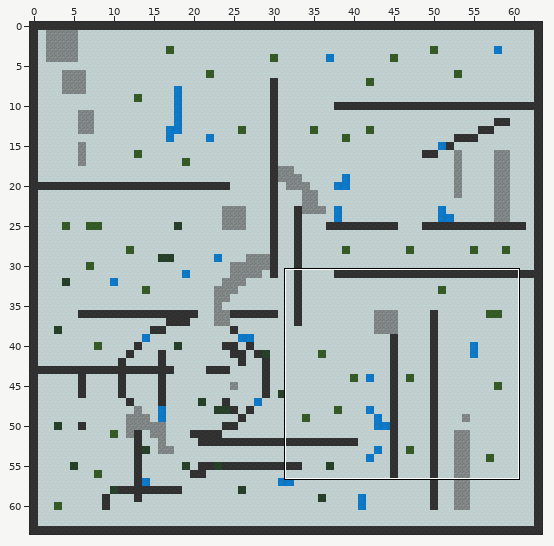
Two states of a Tiled map, data/map3.tmx. The first picture is a wide view before the edit; the outline marks the close-up.
Close-up. First the earlier version:
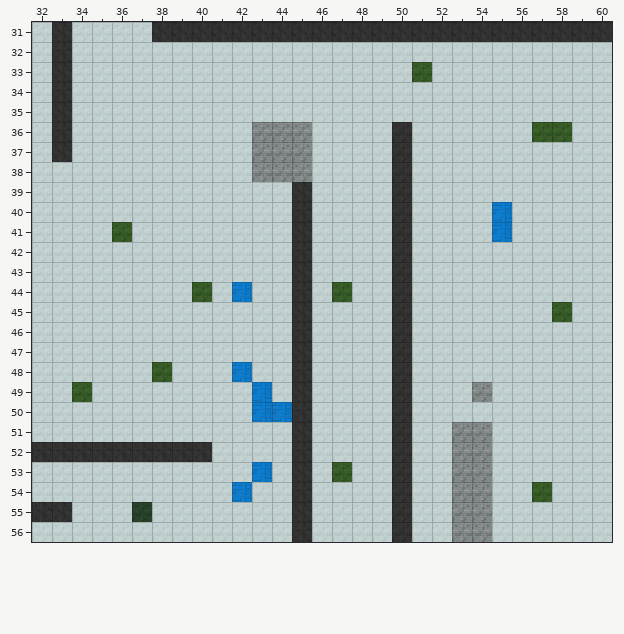
Cells are 32x32 px. Shown: x 32..60, y 31..56. The commit also changed other parts of the map, which this record leaves out.
The result:
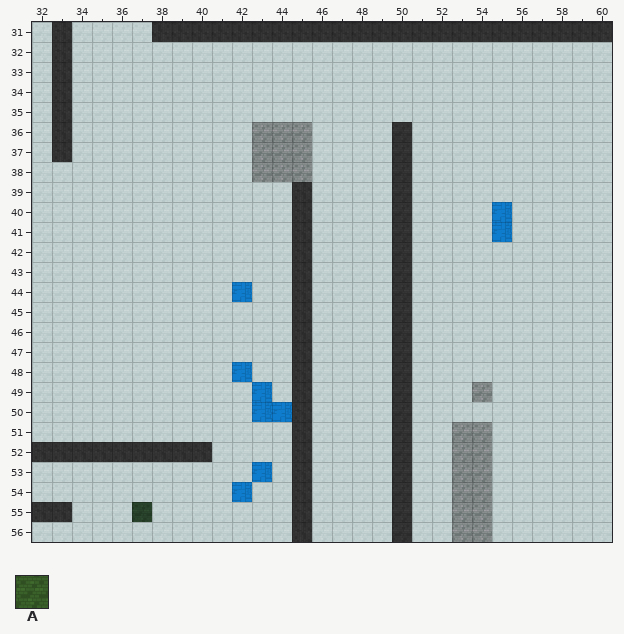
Key: from "map2tiles": A 10 "blocksprite4".
_ is an empty cell.
Message: del UpgradeBlocks layers stuff
What changed:
{"where": "layer \"UpgradeBlocks\" (removed)"}
{"y":33,"x":51,"old":"A","new":"_"}
{"y":36,"x":57,"old":"AA","new":"__"}
{"y":41,"x":36,"old":"A","new":"_"}
{"y":44,"x":40,"old":"A","new":"_"}
{"y":44,"x":47,"old":"A","new":"_"}
{"y":45,"x":58,"old":"A","new":"_"}
{"y":48,"x":38,"old":"A","new":"_"}
{"y":49,"x":34,"old":"A","new":"_"}
{"y":53,"x":47,"old":"A","new":"_"}
{"y":54,"x":57,"old":"A","new":"_"}
